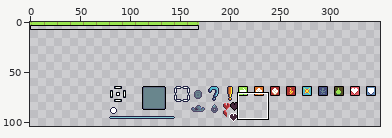
Sprite sheet: android/assets/sprites_split/ui (ui).png. Above, an overview of the earlier version with the close-up marked.
Close-up. As it was:
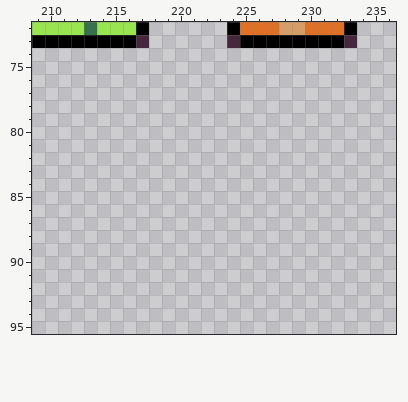
The file is 512x256 pixels. Shown: x 209..236, y 72..95. The wide view leaves out empty margins. The commit also changed other parts of the picture, which this record leaves out.
New version:
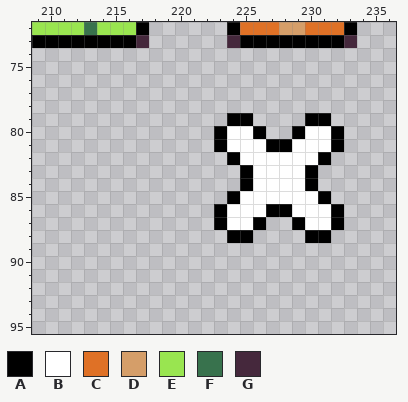
Palette (. is transparent): A #000000  B #ffffff  C #df7126  D #d59e69  E #99e550  F #38724d  G #45283c
The edit:
There is now colour A in row 79 at x 224 to 225 and 230 to 231; in row 80 at x 223, 226, 229 and 232; in row 81 at x 223, 227 to 228 and 232; in row 82 at x 224 and 231; in rows 83 to 84 at x 225 and 230; in row 85 at x 224 and 231.
There is now colour A in row 86 at x 223, 227 to 228 and 232; in row 87 at x 223, 226, 229 and 232; in row 88 at x 224 to 225 and 230 to 231.
There is now colour B in row 80 at x 224 to 225 and 230 to 231; in row 81 at x 224 to 226 and 229 to 231; in row 82 at x 225 to 230; in rows 83 to 84 at x 226 to 229; in row 85 at x 225 to 230; in row 86 at x 224 to 226 and 229 to 231.
There is now colour B in row 87 at x 224 to 225 and 230 to 231.
Where, in picture pixels (left, top, right, bottom), the same in both close-ups:
added: (214, 113, 344, 243)
